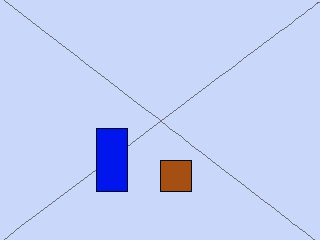
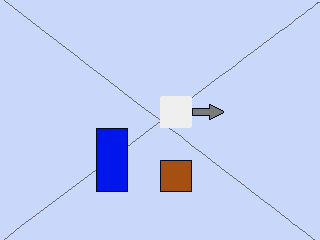
Layered file, before and after one edit (320x240). Changes by layer:
added layer "Layer 2" above "block-brown" over [160, 96, 224, 128]
